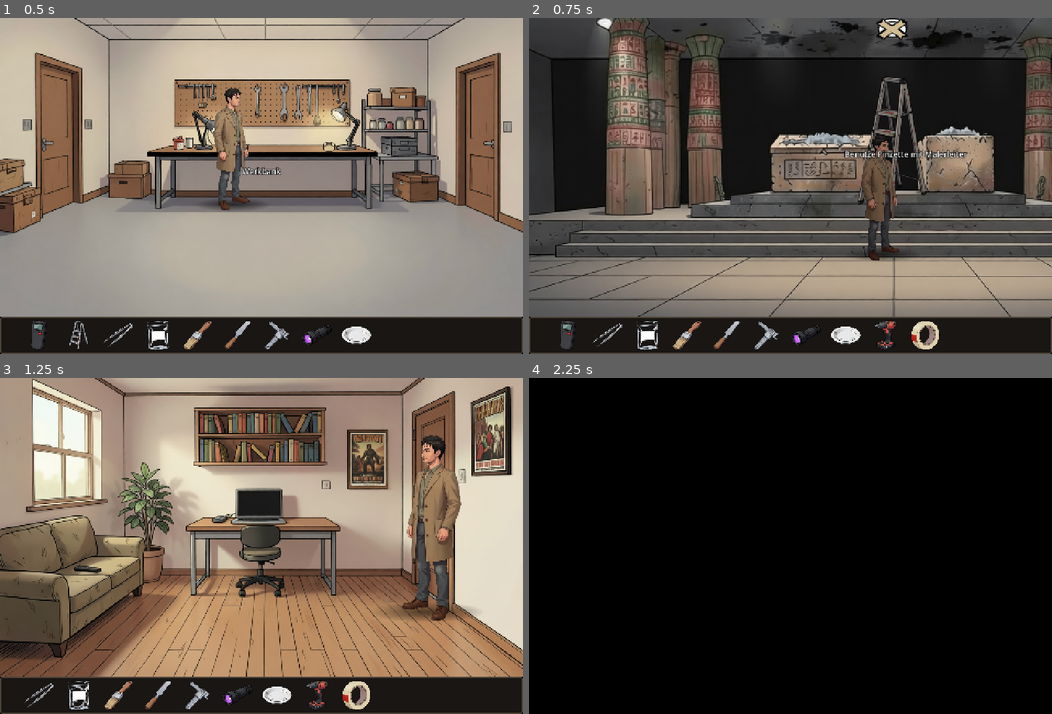
Above: before the commit, frames 1-4 (two rows, left to right).
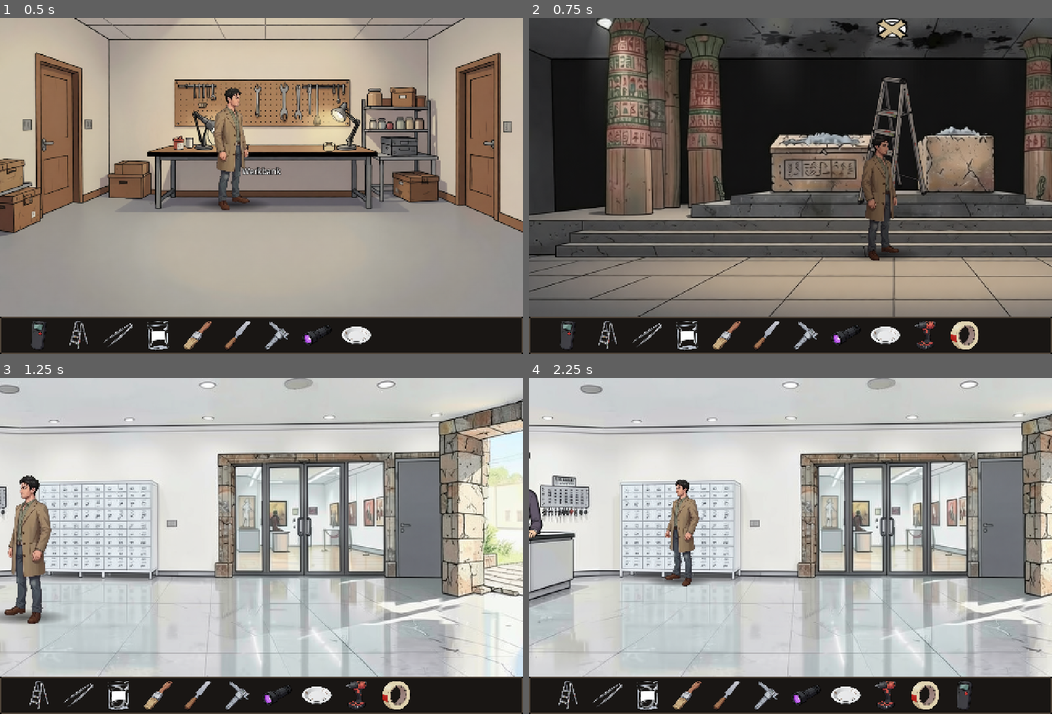
Above: after the commit, the same moments.

Repository: StefanMenne/kyphi
Game: Godot game, scene res://tests/walkthrough.tscn
The game is run twice, just before and just after one commit, with the same random seed, the same clock (stepped at 60 frames per second) and the same inputs. This scene is started directly instead of the project's main scene.
Inputs (mouse positions are in pixels of both pictures, inside the frame that each line leads up to):
- Up to frame 1 (0.5 s): no input
- Up to frame 2 (0.75 s): tap Enter at 0.5 s; move the mouse to (905, 169) at 0.52 s; click (905, 169) at 0.67 s
- Up to frame 3 (1.25 s): no input
- Up to frame 4 (2.25 s): move the mouse to (685, 562) at 1.27 s; click (685, 562) at 1.42 s; move the mouse to (842, 472) at 2.02 s; click (842, 472) at 2.17 s

Frame 1 is identical in both runs. In frame 2, 2.6% of the frame differs, in the area x 12-86%, y 39-99%; in frame 3, 86%; in frame 4, 99%, in the area x 0-100%, y 0-100%.

Commit message:
Altar room: the ladder no longer stays under the smoke detector
The ladder stays in the inventory. Every job at the ceiling (detector,
hair, tape, soot) sets it up for the duration of the action and folds it
away again; the first time Martin explains why. Old saves with the placed
ladder get it back into the inventory.

Co-Authored-By: Claude Opus 5.5 <noreply@anthropic.com>

Diff:
--- a/game/rooms/altar_room.gd
+++ b/game/rooms/altar_room.gd
@@ -5,10 +5,11 @@
 	Rect2(1556, 60, 67, 410), Rect2(1623, 60, 77, 410), Rect2(1700, 60, 102, 410),
 	Rect2(1802, 60, 123, 410), Rect2(1925, 60, 123, 410)]
 const LADDER_POS := Vector2(950, 113)
-const LADDER_SIZE := Vector2(134, 267)
 const UV := Color(0.55, 0.42, 0.95)
 
 var ladder: Sprite2D
+## Martin arbeitet gerade auf der Leiter (nur dann steht sie)
+var _on_ladder := false
 var smoke: CPUParticles2D
 
 
@@ -52,7 +53,6 @@
 	hotspot("ash", "Räucheraltar mit Asche", Rect2(1065, 210, 153, 128), Vector2(1140, 466))
 	hotspot("soot", "Ruß an der Decke", Rect2(800, 0, 378, 62), Vector2(1000, 466))
 	hotspot("detector", "Rauchmelder", Rect2(975, 0, 85, 46), Vector2(1000, 466))
-	hotspot("ladder", "Malerleiter", Rect2(LADDER_POS, LADDER_SIZE), Vector2(1000, 466))
 	for i in PANELS.size():
 		var r: Rect2 = PANELS[i]
 		hotspot("panel_%d" % (i + 1), "Holzverkleidung", r, Vector2(r.get_center().x, 474))
@@ -64,7 +64,12 @@
 	layers["detector_taped"].visible = not Game.flag("tape_removed") or Game.flag("detector_retaped")
 	layers["steel_door_closed"].visible = Game.flag("panel_removed")
 	layers["steel_door_open"].visible = Game.flag("steel_door_open")
-	ladder.visible = Game.flag("ladder_placed")
+	ladder.visible = _on_ladder
+	# alte Spielstände: die Leiter stand hier fest, jetzt gehört sie wieder ins Inventar
+	if Game.flag("ladder_placed"):
+		Game.set_flag("ladder_placed", false)
+		if not Game.has("ladder"):
+			Game.add_item("ladder")
 
 
 func _process(_dt: float) -> void:
@@ -75,8 +80,6 @@
 
 func is_active(hid: String) -> bool:
 	match hid:
-		"ladder":
-			return Game.flag("ladder_placed")
 		"steel_door":
 			return Game.flag("panel_removed")
 		"panel_4":
@@ -122,8 +125,6 @@
 				await say("Abgeklebt. Darunter klebt ein langes graues Haar." if not Game.flag("hair_secured") else "Noch abgeklebt.")
 			else:
 				await say("Der Rauchmelder. Bei dem Ruß hätte er längst anschlagen müssen.")
-		"ladder":
-			await say("Die Malerleiter. Steht.")
 		"steel_door":
 			await say("Eine neue Stahltür mit Kartenleser. Dasselbe Modell wie an den Personaltüren des Museums.")
 		"workshop_door":
@@ -148,14 +149,12 @@
 		"cabinet":
 			await cabinet()
 		"detector":
-			await detector()
+			await on_ladder(detector)
 		"soot":
-			if not Game.flag("ladder_placed"):
+			if not Game.has("ladder"):
 				await say("Viel zu hoch.")
 			else:
 				await say("Mit bloßen Fingern? Dafür gibt es Werkzeug.")
-		"ladder":
-			await say("Die bleibt hier stehen. Die brauche ich noch.")
 		"ash":
 			await say("Nicht anfassen. Das ist ein Befund.")
 		"steel_door":
@@ -168,23 +167,19 @@
 
 
 func use_item(hid: String, item: String) -> void:
-	if item == "ladder" and hid in ["detector", "soot", "podium", "altar", "ash"]:
-		Game.remove_item("ladder")
-		Game.set_flag("ladder_placed")
-		refresh()
-		await say("So. Jetzt komme ich an die Decke.")
-		return
 	match [hid, item]:
+		["detector", "ladder"]:
+			await on_ladder(detector)
+		["soot", "ladder"]:
+			await say("Mit bloßen Fingern? Dafür gibt es Werkzeug.")
+		["podium", "ladder"], ["altar", "ladder"], ["ash", "ladder"]:
+			await say("Die stelle ich auf, wenn ich oben etwas zu tun habe.")
 		["detector", "tweezers"]:
-			await take_hair()
+			await on_ladder(take_hair)
 		["detector", "masking_tape"]:
-			await retape()
+			await on_ladder(retape)
 		["soot", "spatula"]:
-			if not Game.flag("ladder_placed"):
-				await say("Viel zu hoch.")
-				return
-			Game.swap_item("spatula", "spatula_soot")
-			await say("Ein bisschen Ruß. Könnte nützlich sein.")
+			await on_ladder(scrape_soot)
 		["cabinet", "dictaphone"]:
 			await hide_dictaphone()
 		["ash", "incense_cone"]:
@@ -198,12 +193,36 @@
 				await super(hid, item)
 
 
+## Arbeit an der Decke: die Leiter kurz aufstellen, danach wieder zusammenklappen und mitnehmen,
+## damit nachts niemand eine Leiter unter dem Melder findet.
+func on_ladder(action: Callable) -> void:
+	if not Game.has("ladder"):
+		await say("Viel zu hoch. Ich brauche die Leiter aus der Werkstatt.")
+		return
+	_on_ladder = true
+	ladder.visible = true
+	if not Game.flag("ladder_used"):
+		await narrate("[Martin klappt die Leiter unter dem Rauchmelder auf und steigt hinauf.]")
+	await action.call()
+	if not Game.flag("ladder_used"):
+		Game.set_flag("ladder_used")
+		await narrate("[Er steigt wieder herunter und klappt die Leiter zusammen.]")
+		await say("Die nehme ich wieder mit. Eine Leiter unter dem Melder würde auffallen.")
+	else:
+		await Game.wait(0.4)
+	_on_ladder = false
+	ladder.visible = false
+
+
+func scrape_soot() -> void:
+	Game.swap_item("spatula", "spatula_soot")
+	await say("Ein bisschen Ruß. Könnte nützlich sein.")
+
+
 # Kapitel 1: Der abgeklebte Rauchmelder
 
 func detector() -> void:
-	if not Game.flag("ladder_placed"):
-		await say("Viel zu hoch. Ich brauche die Leiter aus der Werkstatt.")
-	elif not Game.flag("detector_seen"):
+	if not Game.flag("detector_seen"):
 		Game.set_flag("detector_seen")
 		await say("Der Melder ist mit Klebeband abgedeckt. Und darunter klebt ein langes graues Haar.")
 	elif not Game.flag("hair_secured"):
@@ -219,7 +238,7 @@
 
 
 func take_hair() -> void:
-	if not Game.flag("detector_seen") or not Game.flag("ladder_placed"):
+	if not Game.flag("detector_seen"):
 		await detector()
 	elif Game.flag("hair_secured"):
 		await say("Das Haar habe ich schon.")
@@ -232,9 +251,7 @@
 
 
 func retape() -> void:
-	if not Game.flag("ladder_placed"):
-		await say("Viel zu hoch.")
-	elif not Game.flag("tape_removed"):
+	if not Game.flag("tape_removed"):
 		await say("Der ist noch abgeklebt.")
 	elif Game.flag("detector_retaped"):
 		await say("Hält.")
--- a/tests/walkthrough.gd
+++ b/tests/walkthrough.gd
@@ -88,6 +88,7 @@
 	await act("detector", "tweezers")
 	await act("detector")
 	check(Game.flag("tape_removed"), "Klebeband ab")
+	check(Game.has("ladder"), "Leiter wieder im Inventar")
 	# Kapitel 2
 	await act("cabinet", "dictaphone")
 	check(Game.flag("dictaphone_hidden"), "Diktiergerät versteckt")
